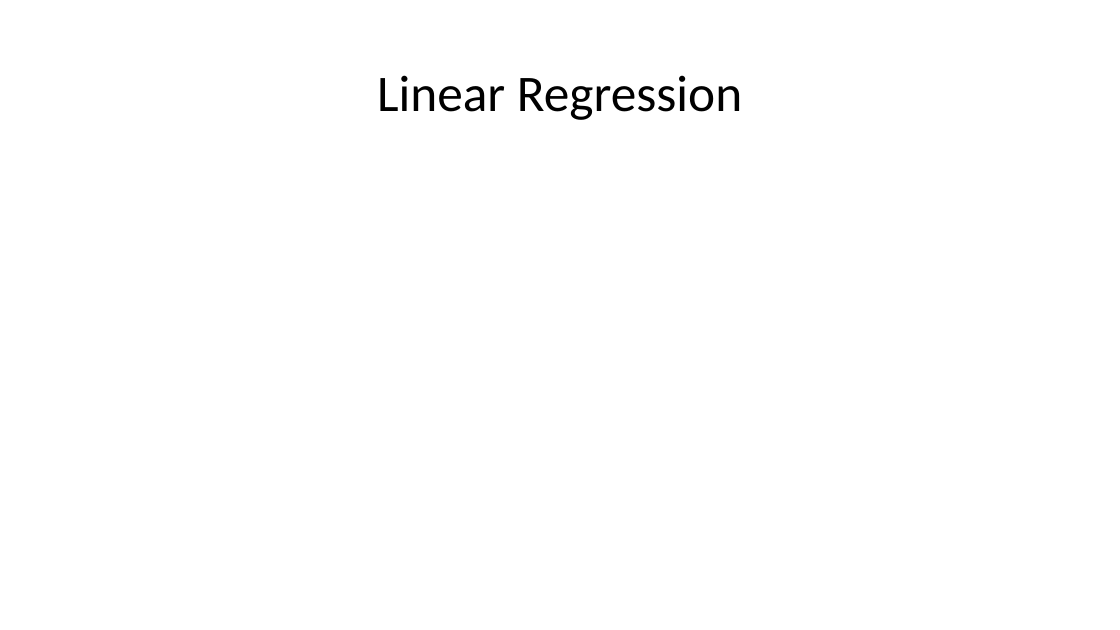
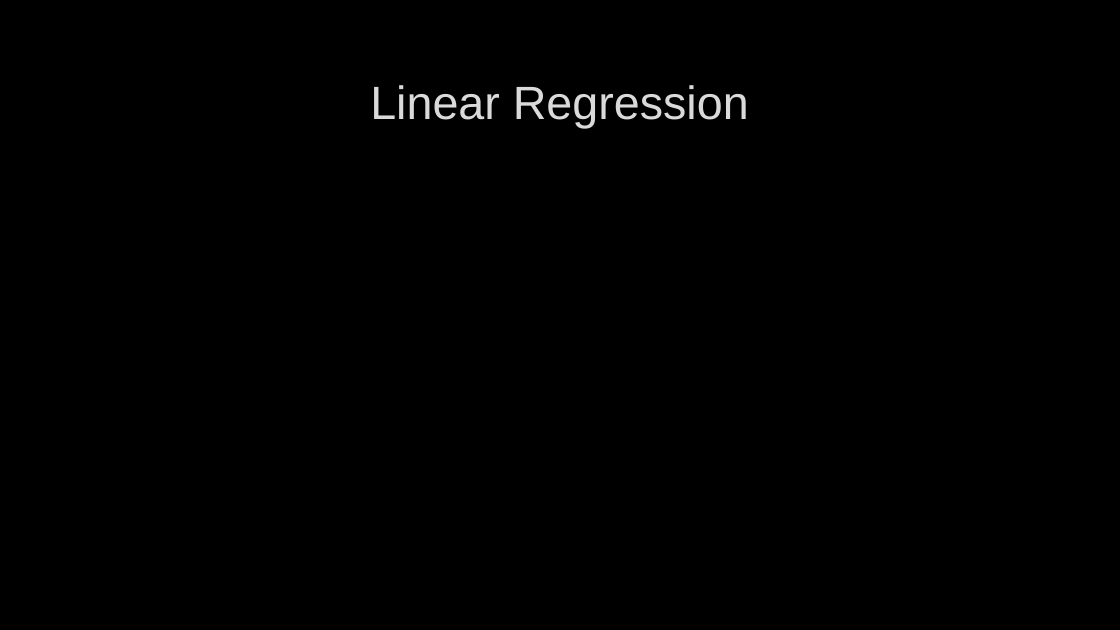
Before and after one commit to hunterblum/Data-Mining-G4, a slide deck: slide 8 of Stroke Dataset Presentation.pptx (slide 5 before the commit). Drawn at 1120x630 pixels with LibreOffice and Linux fonts; fonts in the diff are those of the drawing; background and template pictures are left out. Boxes give left, top, right and bottom in pixels: in the first picture for what was removed or moved away, otherwise in the second. Text is boxed around its words. In the diff, an @@ line names an element or a change of style, - is before the commit and + after.

```diff
--- a/Stroke Dataset Presentation.pptx
+++ b/Stroke Dataset Presentation.pptx
@@ background #FFFFFF to picture (left out) @@
@@ title "Linear Regression": place and size @@
-title "Linear Regression" at [377,75,742,120]
+title "Linear Regression" at [370,85,749,128]
@@ title "Linear Regression" at [370,85,749,128]: size 44 to 40 pt, font Calibri to Arial, text colour #000000 to #DADADA, letter outline none to #404040 0.75 pt; line spacing 0.9 to 1 @@
```
Also in this commit, not shown: 2 other slides changed, 17 slides added, 12 slides removed.
